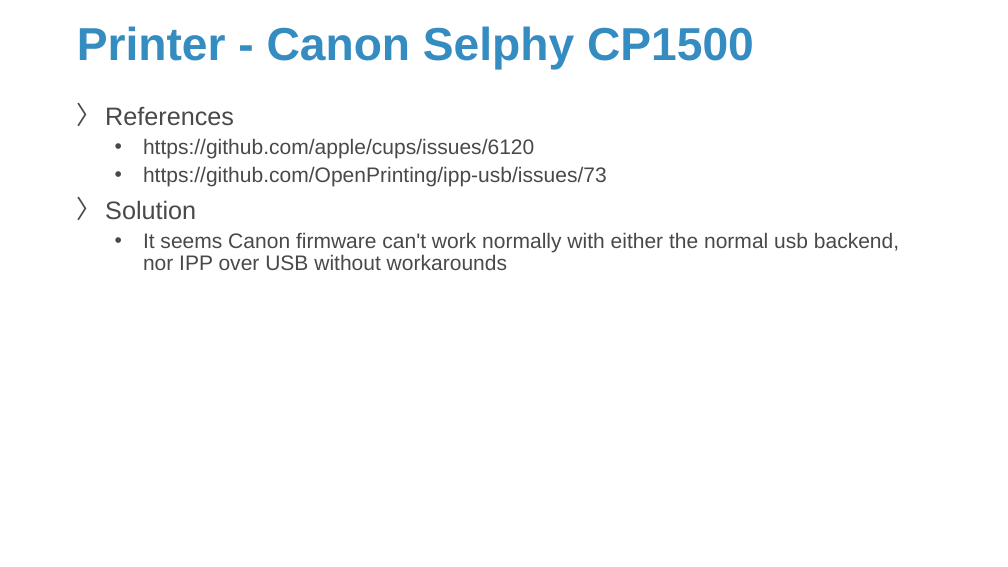
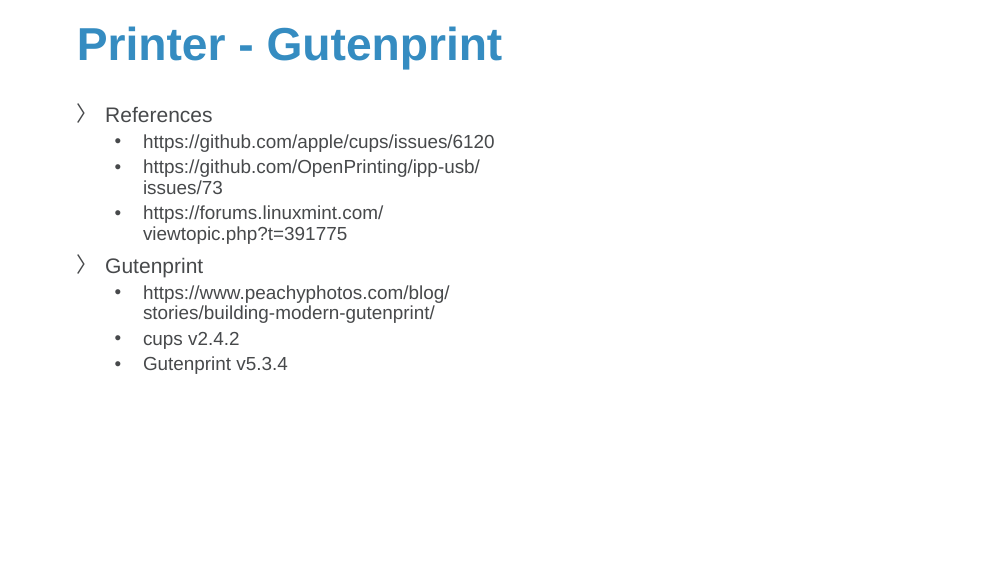
Before and after one commit to Sparks-Lu/TechNotes, a slide deck: slide 40 of Hardware/RaspberrySetup.pptx (slide 34 before the commit). Drawn at 1008x567 pixels with LibreOffice and Linux fonts; fonts in the diff are those of the drawing; background and template pictures are left out. Boxes give left, top, right and bottom in pixels: in the first picture for what was removed or moved away, otherwise in the second. Text is boxed around its words. In the diff, an @@ line names an element or a change of style, - is before the commit and + after.

```diff
--- a/Hardware/RaspberrySetup.pptx
+++ b/Hardware/RaspberrySetup.pptx
@@ title at (x1=77, y1=26, x2=503, y2=70): text changed @@
-Printer - Canon Selphy CP1500
+Printer - Gutenprint
@@ text at (x1=105, y1=107, x2=495, y2=194): size 24 to 20 pt in "References"; size 20 to 18 pt in "https://github.com/apple/cups/issues/6120", "https://github.com/OpenPrinting/ipp-usb/issues/73" @@
@@ text at (x1=105, y1=205, x2=450, y2=374): text changed; size 20 to 18 pt @@
-〉 Solution
-  • It seems Canon firmware can't work normally with either the normal usb backend, nor IPP over USB without workarounds
+  • https://forums.linuxmint.com/viewtopic.php?t=391775
+〉 Gutenprint
+  • https://www.peachyphotos.com/blog/stories/building-modern-gutenprint/
+  • cups v2.4.2
+  • Gutenprint v5.3.4
```
Also in this commit, not shown: 11 other slides changed, 8 slides added, 41 other files.
